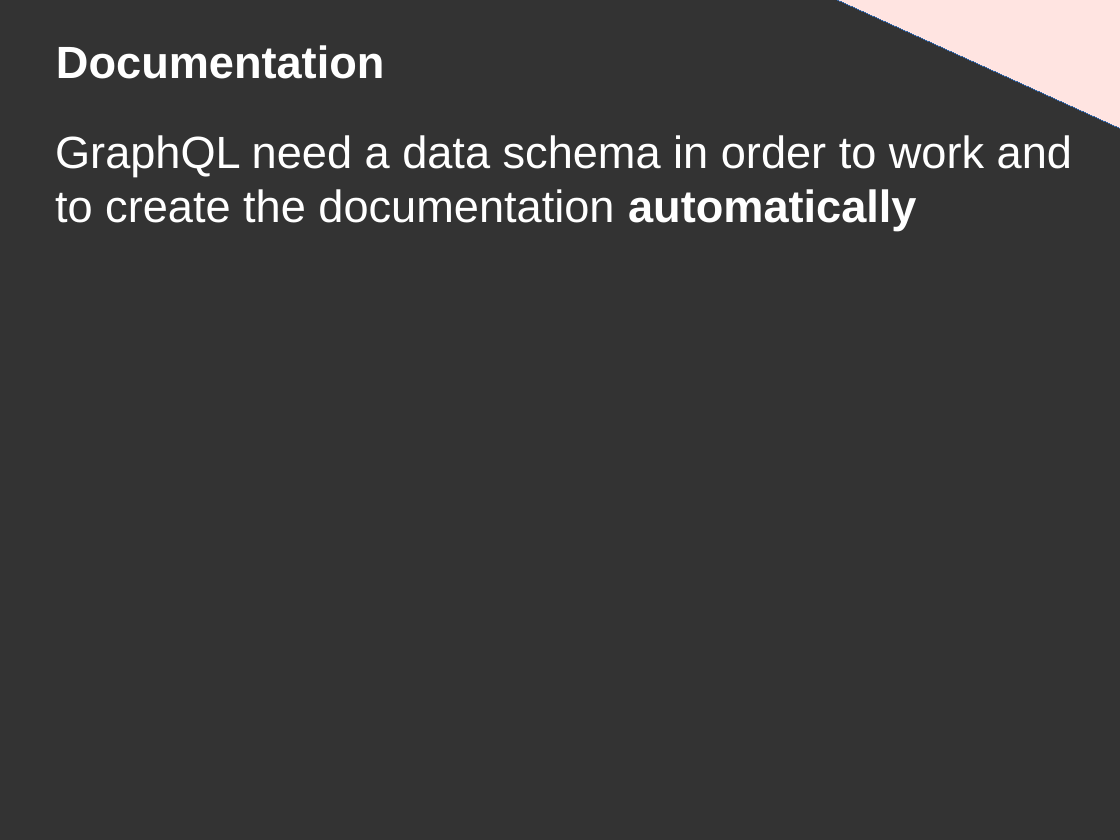
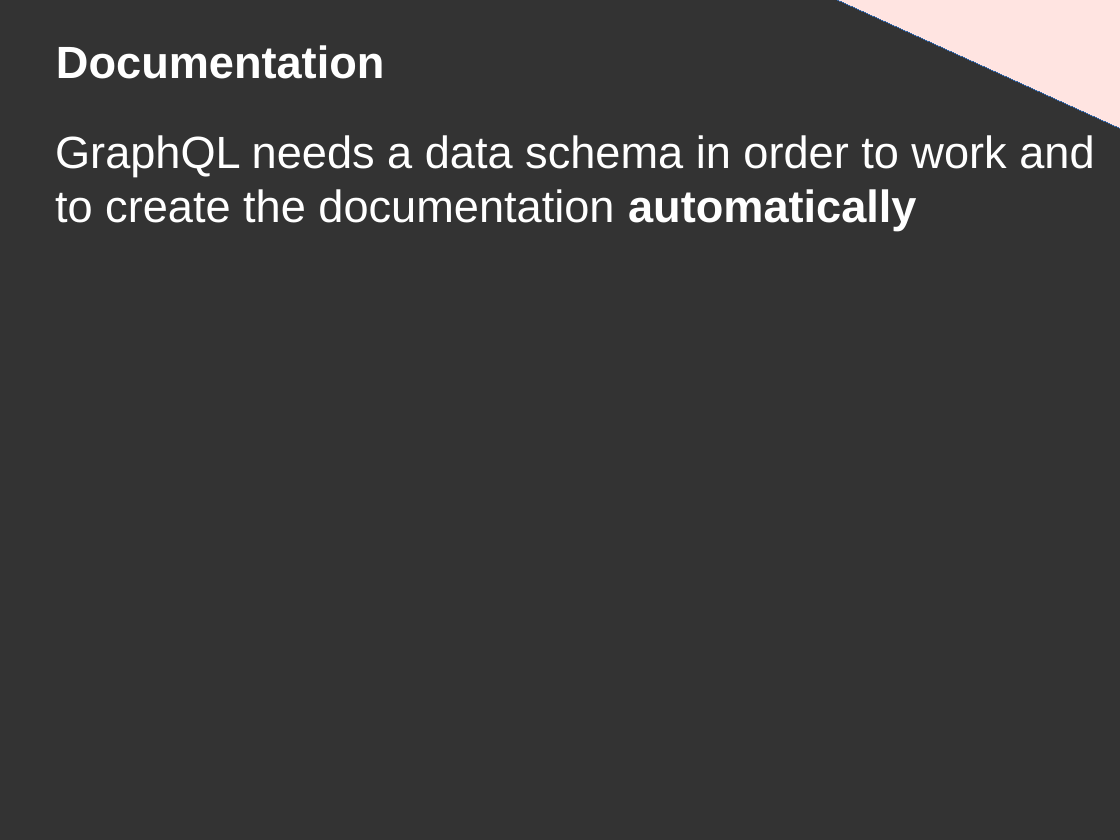
Before and after one commit to DanYellow/presentations, a slide deck: slide 47 of graphql/presentation.odp. Drawn at 1120x840 pixels with LibreOffice and Linux fonts; fonts in the diff are those of the drawing. Boxes give left, top, right and bottom in pixels: in the first picture for what was removed or moved away, otherwise in the second. Text is boxed around its words. In the diff, an @@ line names an element or a change of style, - is before the commit and + after.

```diff
--- a/graphql/presentation.odp
+++ b/graphql/presentation.odp
@@ title at <box>55,135,1094,231</box>: text changed @@
-GraphQL need a data schema in order to work and
-to create the documentation automatically
+GraphQL needs a data schema in order to work and to create the documentation automatically
```
Also in this commit, not shown: 4 other slides changed, 1 slide added, 4 other files.
